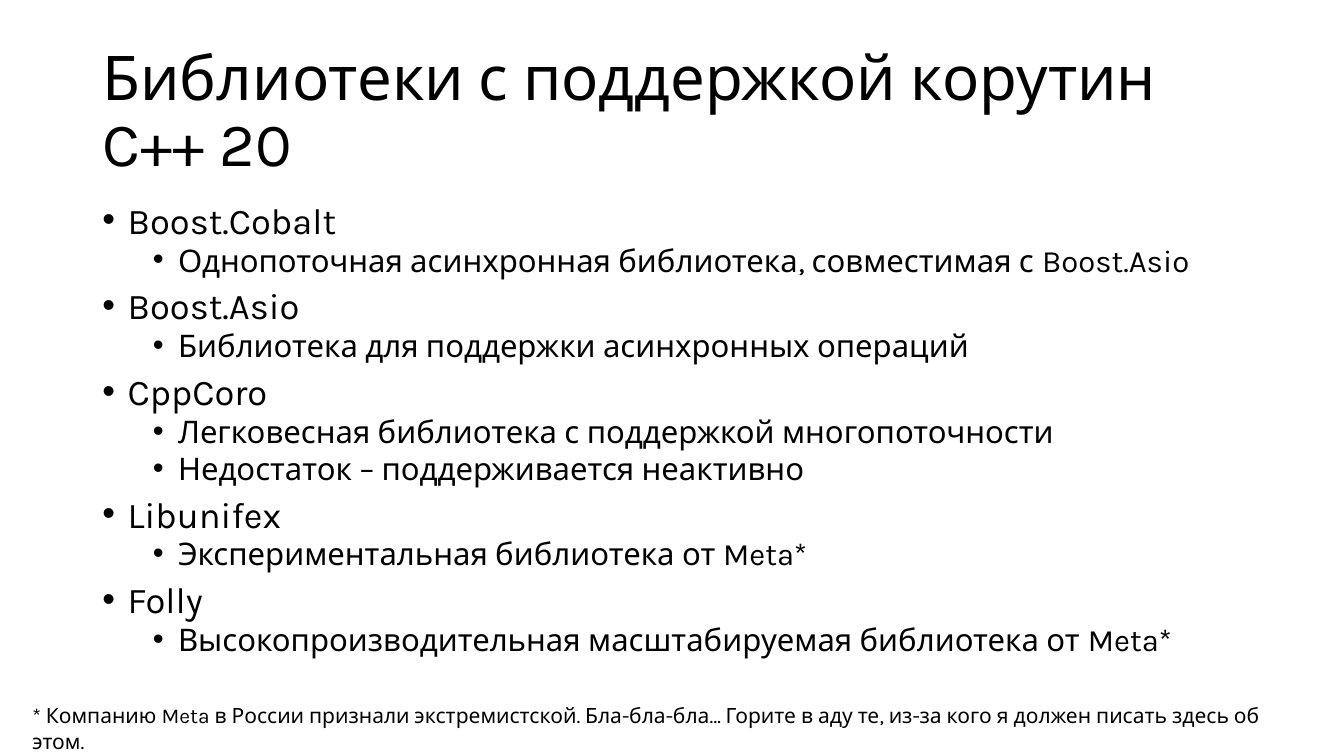
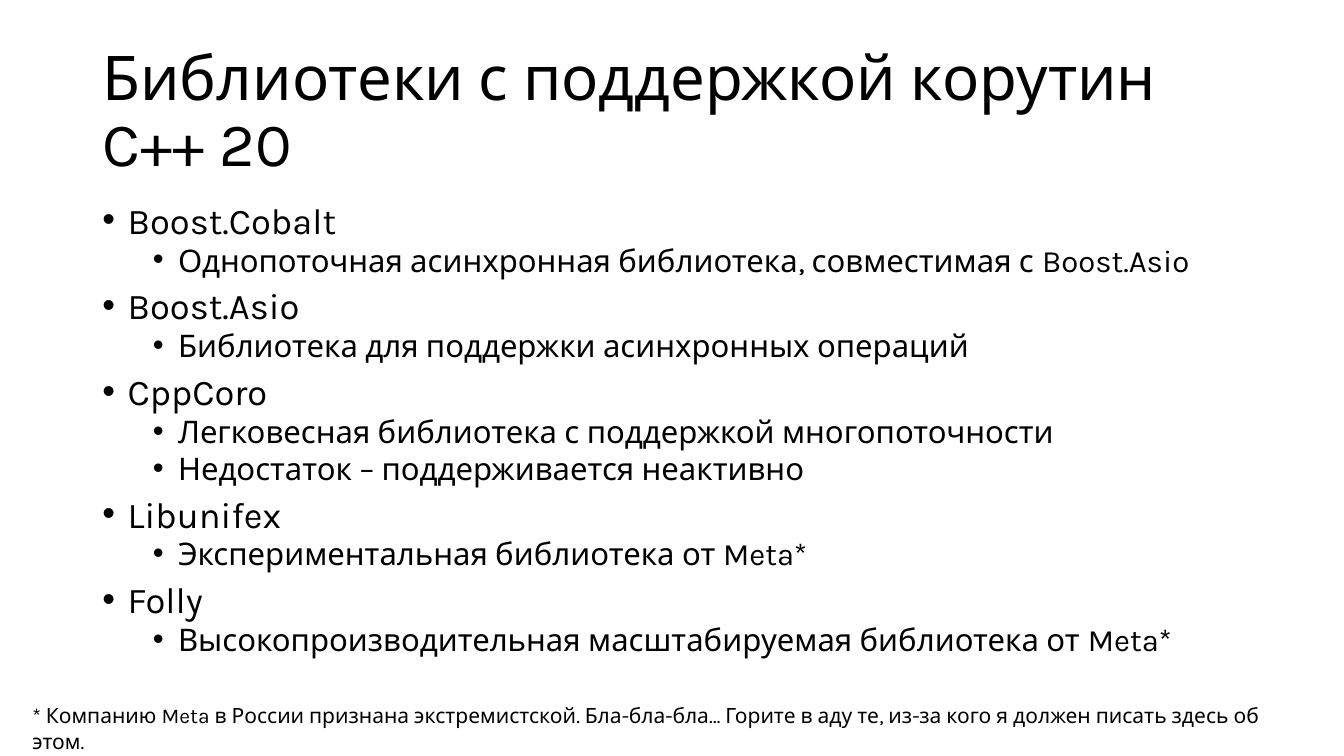
Before and after one commit to alexey-malov/pc, a slide deck: slide 120 of lectures/12/Coroutines.pptx (slide 114 before the commit). Drawn at 1344x756 pixels with LibreOffice and Linux fonts; fonts in the diff are those of the drawing. Boxes give left, top, right and bottom in pixels: in the first picture for what was removed or moved away, otherwise in the second. Text is boxed around its words. In the diff, an @@ line names an element or a change of style, - is before the commit and + after.

```diff
--- a/lectures/12/Coroutines.pptx
+++ b/lectures/12/Coroutines.pptx
@@ text at bbox=[46, 707, 1259, 728]: text changed @@
-* Компанию Meta в России признали экстремистской. Бла-бла-бла… Горите в аду те, из-за кого я должен писать здесь об этом.
+* Компанию Meta в России признана экстремистской. Бла-бла-бла… Горите в аду те, из-за кого я должен писать здесь об этом.
```
Also in this commit, not shown: 8 other slides changed, 8 slides added, 1 slide removed, 1 other file.
